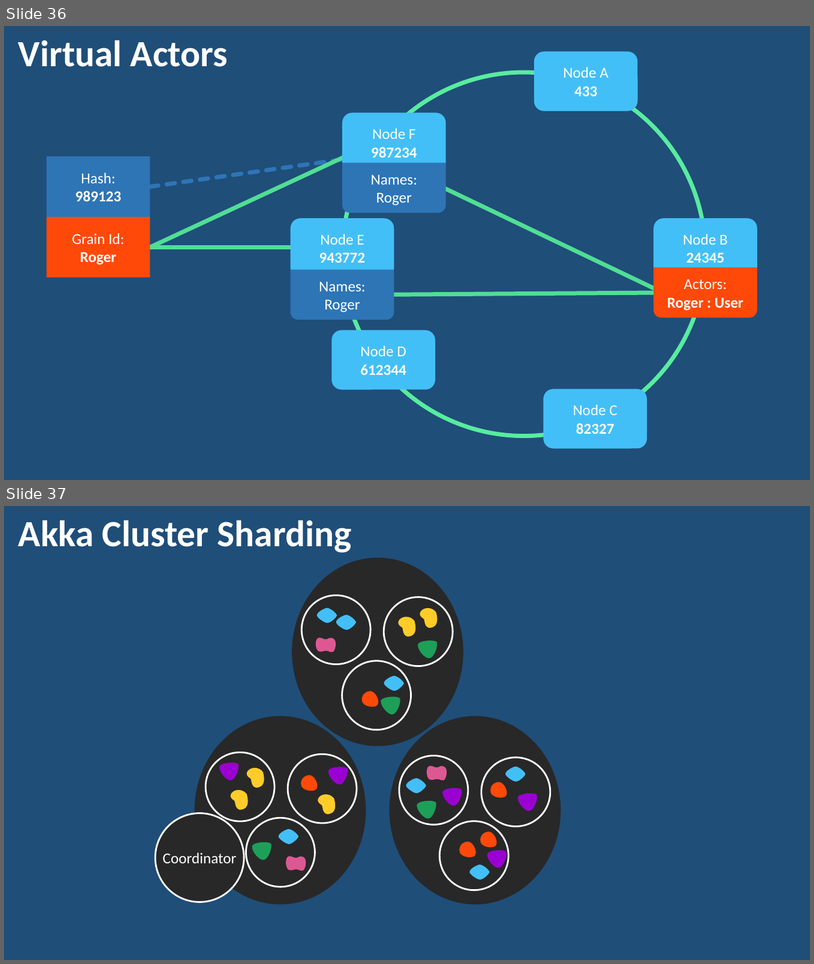
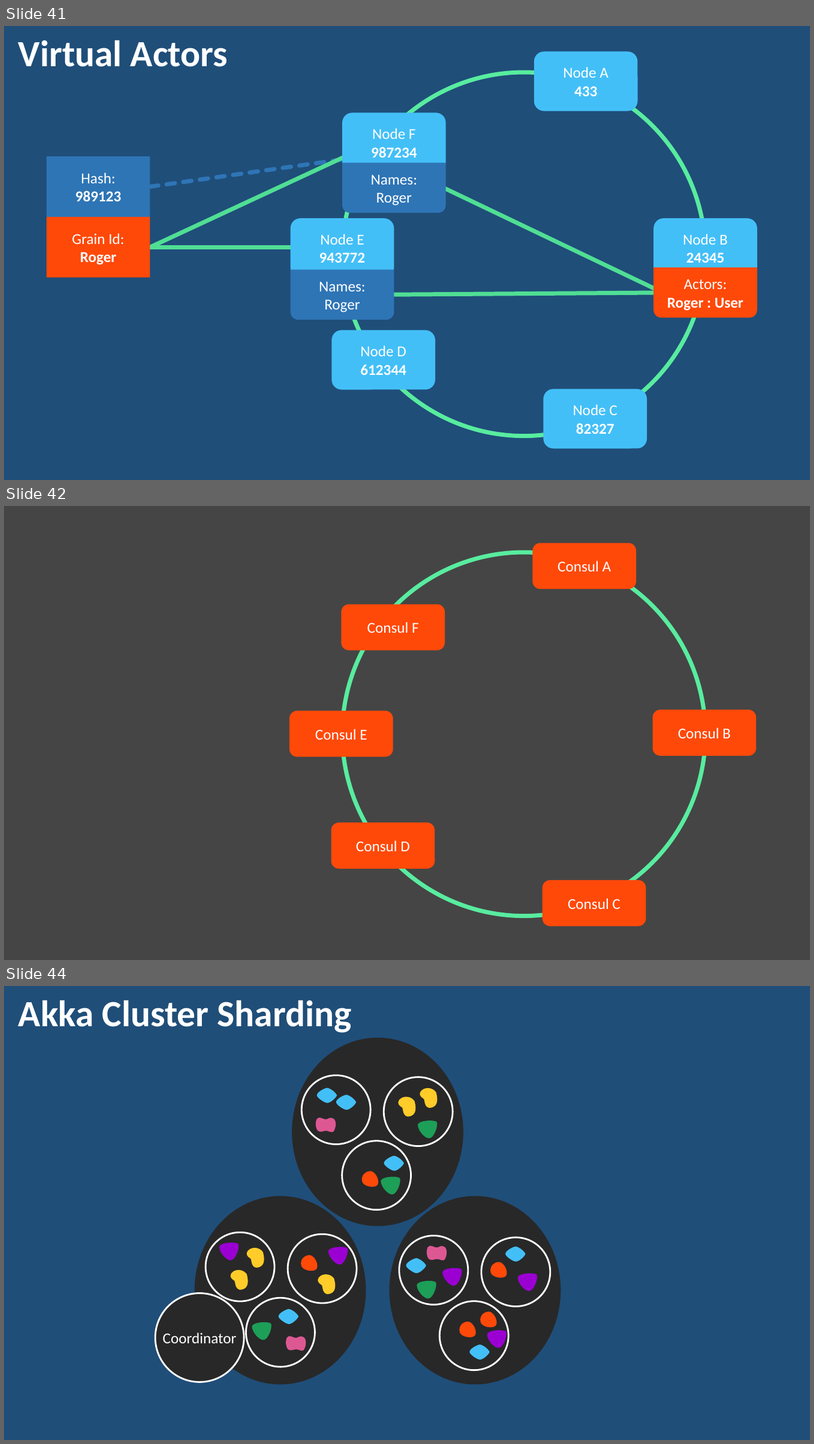
Before and after one commit to rogeralsing/Presentations, a slide deck: FailingGracefully/QConSP/failingactors.pptx. Shown one above the other, each under a label of ours: slides 36 and 37 before the commit, slides 41, 42 and 44 after it; the slides between them are not shown. The pictures are 814x964 and 814x1444 pixels, drawn with LibreOffice and Linux fonts; fonts in the diff are those of the drawing. Boxes give left, top, right and bottom in pixels: in the first picture for what was removed or moved away, otherwise in the second. Text is boxed around its words. In the diff, an @@ line names an element or a change of style, - is before the commit and + after.

```diff
--- a/FailingGracefully/QConSP/failingactors.pptx
+++ b/FailingGracefully/QConSP/failingactors.pptx
@@ slide 42 added at [4,506,810,960], background #454545 @@
@@ ellipse added at [343,552,707,916], outline #58EC9F 5 pt @@
@@ rounded rectangle added at [533,543,636,589], fill #FF4909, 18 pt, text #FFFFFF @@
+Consul A
@@ rounded rectangle added at [342,604,445,650], fill #FF4909, 18 pt, text #FFFFFF @@
+Consul F
@@ rounded rectangle added at [290,711,393,756], fill #FF4909, 18 pt, text #FFFFFF @@
+Consul E
@@ rounded rectangle added at [653,710,756,756], fill #FF4909, 18 pt, text #FFFFFF @@
+Consul B
@@ rounded rectangle added at [331,822,435,868], fill #FF4909, 18 pt, text #FFFFFF @@
+Consul D
@@ rounded rectangle added at [543,880,647,926], fill #FF4909, 18 pt, text #FFFFFF @@
+Consul C
@@ what was slide 36 is now slide 41 @@
@@ what was slide 37 is now slide 44 @@
```
Also in this commit, not shown: 6 other slides added, 7 other files.
